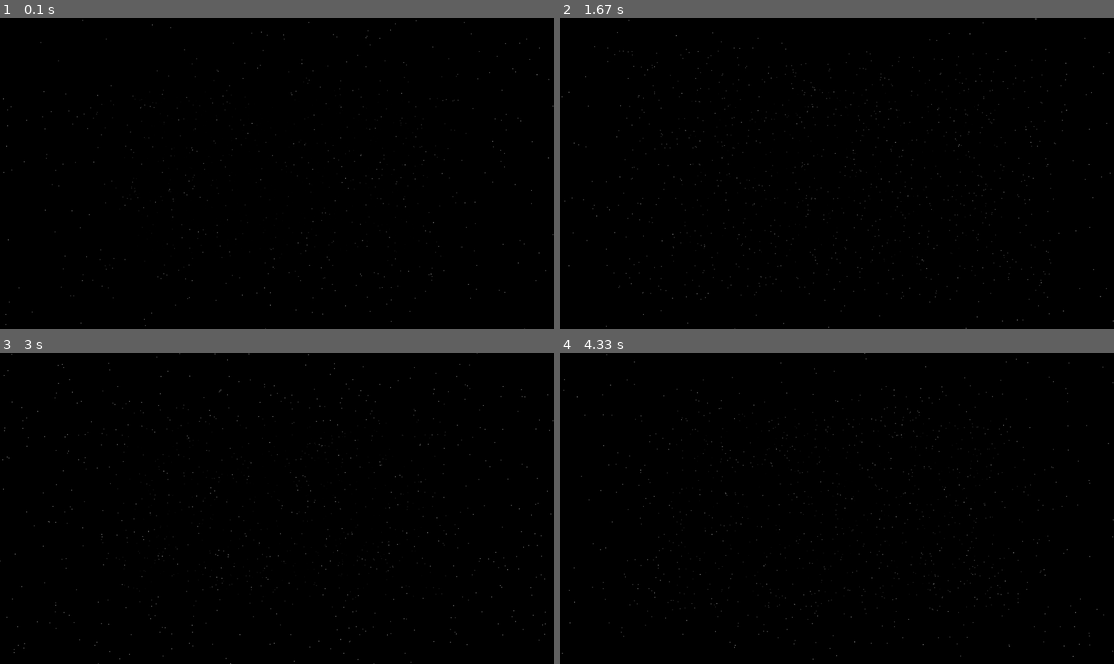
Above: before the commit, frames 1-4 (two rows, left to right).
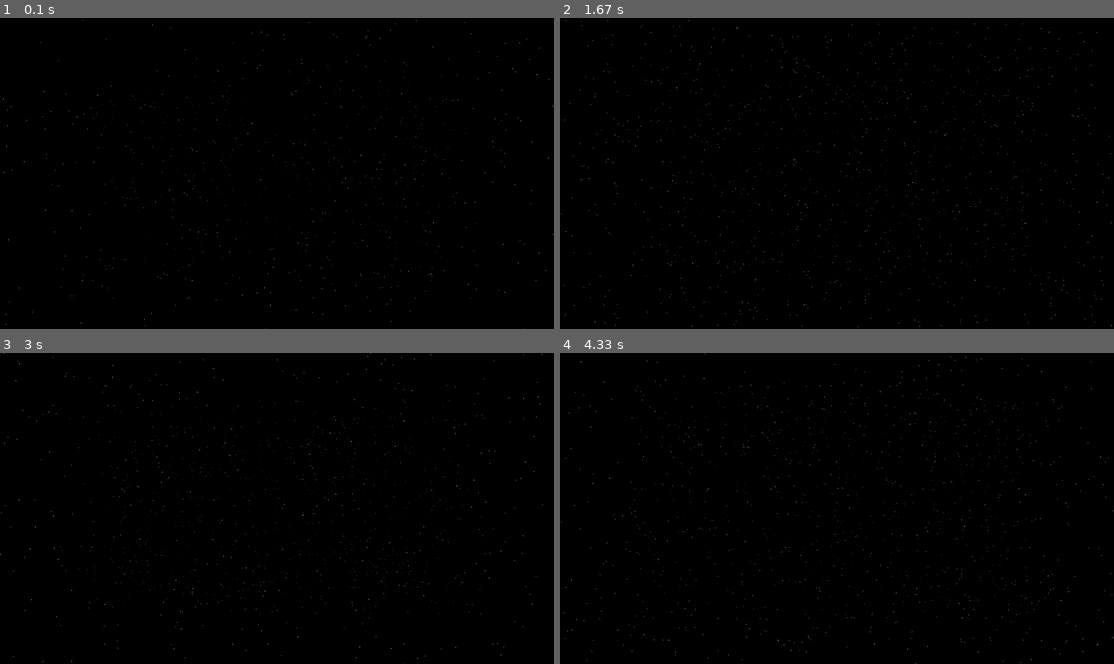
Above: after the commit, the same moments.

Repository: PseudoCodeNerd/codingtrain-challenges-python
Game: pygame game, started from 1. Starfield/starfield.py
Same seed, same stepped clock (60 frames per second), same inputs: the game is played once before the commit and once after it.
Inputs (mouse positions are in pixels of both pictures, inside the frame that each line leads up to):
- Up to frame 1 (0.1 s): no input
- Up to frame 2 (1.67 s): press the mouse at (842, 195) at 0.37 s; move the mouse to (770, 185) at 0.47 s; release the mouse at (704, 176) at 0.6 s; click (892, 241) at 0.72 s; click (920, 64) at 1.05 s; click (692, 58) at 1.38 s
- Up to frame 3 (3 s): click (77, 499) at 1.72 s; click (277, 545) at 2.05 s; click (421, 558) at 2.38 s; click (387, 483) at 2.72 s
- Up to frame 4 (4.33 s): click (626, 440) at 3.05 s; click (654, 539) at 3.38 s; click (1030, 570) at 3.72 s; click (964, 430) at 4.05 s

The runs differ from the first frame. In frame 2, 0.9% of the frame differs, in the area x 0-100%, y 0-100%; in frame 3, 0.7%; in frame 4, 0.8%.

Commit message:
Add gif to readme, and add window name

Diff:
--- a/1.Starfield/starfield.py
+++ b/1. Starfield/starfield.py
@@ -11,11 +11,19 @@
 STAR_SIZE = 1
 NUMBER_OF_STARS = 1200
 FPS = 60
+
+# Settings for movement
+# MOVEMENT SPEED is speed without warping, WARP_FACTOR is change in speed per frame while warping, and MAX_SPEED is maximum allowed speed of camera
 MOVEMENT_SPEED = 3
+WARP_FACTOR = 1
+MAX_SPEED = 33
 
 # Color constants
 STAR_COLOR = 255, 255, 255
 BLACK = 0, 0, 0
+
+# Boolean to activate warp drive
+isWarping = False
 
 # Definition of Star object, will hold all the properties of star
 class Star:
@@ -29,6 +37,9 @@
 H = WINDOW_HEIGHT // 2
 W = WINDOW_WIDTH // 2
 D = SIMULATION_DEPTH // 2
+
+# Constant for original speed
+ORIGINAL_MOVEMENT_SPEED = MOVEMENT_SPEED
 
 # Generate stars at random places, and make a list of them
 STAR_LIST = []
@@ -52,8 +63,19 @@
 # Create a surface on which we will draw our star, make it allow transparency
 circ = pygame.Surface((2 * STAR_SIZE, 2 * STAR_SIZE), pygame.SRCALPHA)
 
+warp_frame = 0
 # While the game is running, for every frame,
 while True:
+
+    # Switch to turn on and off warp drive
+    if pygame.mouse.get_pressed()[0] and not (isWarping):
+        isWarping = True
+    if not (pygame.mouse.get_pressed()[0]) and isWarping:
+        isWarping = False
+        # If warping just ended, reduce the speed back to normal
+        warp_frame = 0
+        MOVEMENT_SPEED = ORIGINAL_MOVEMENT_SPEED
+
     # Let user exit
     for event in pygame.event.get():
         if event.type == pygame.QUIT: sys.exit()
@@ -76,11 +98,11 @@
         # Move star closer to camera
         star.z -= MOVEMENT_SPEED
 
-        # Increase opacity of star
-        star.opacity += 1
+        # Adjust opacity of star according to position in space
+        star.opacity = int(255 * (1 - (star.z / (2 * D))))
 
         # If the star is too close to camera or is outside the window, give it a new position
-        if (star.z < 1) or (sx > W) or (sy > H)or (sx < -W) or (sy < -H):
+        if (star.z < 1) or (sx > W) or (sy > H) or (sx < -W) or (sy < -H):
             # Make sure star is transparent since it spawns at the farthes position from camera
             star.opacity = 0
 
@@ -89,6 +111,11 @@
             star.y = random.randrange(0, 2 * H)
             star.z = 2 * D
 
+    # If warp is activated, and camera still needs to accelerate, increase movement speed and move one frame ahead in time (used to limit speed of camera)
+    if isWarping and warp_frame < ((MAX_SPEED - ORIGINAL_MOVEMENT_SPEED)/WARP_FACTOR):
+            MOVEMENT_SPEED += WARP_FACTOR
+            warp_frame += 1
+
     # Update the display
     pygame.display.update()
 
Not shown, added: 1. Starfield/README.md
